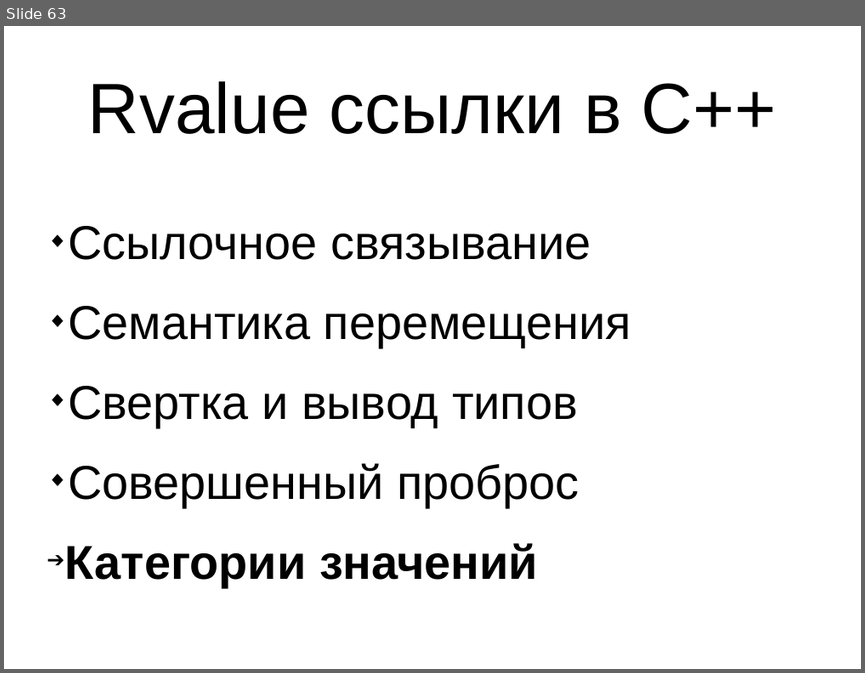
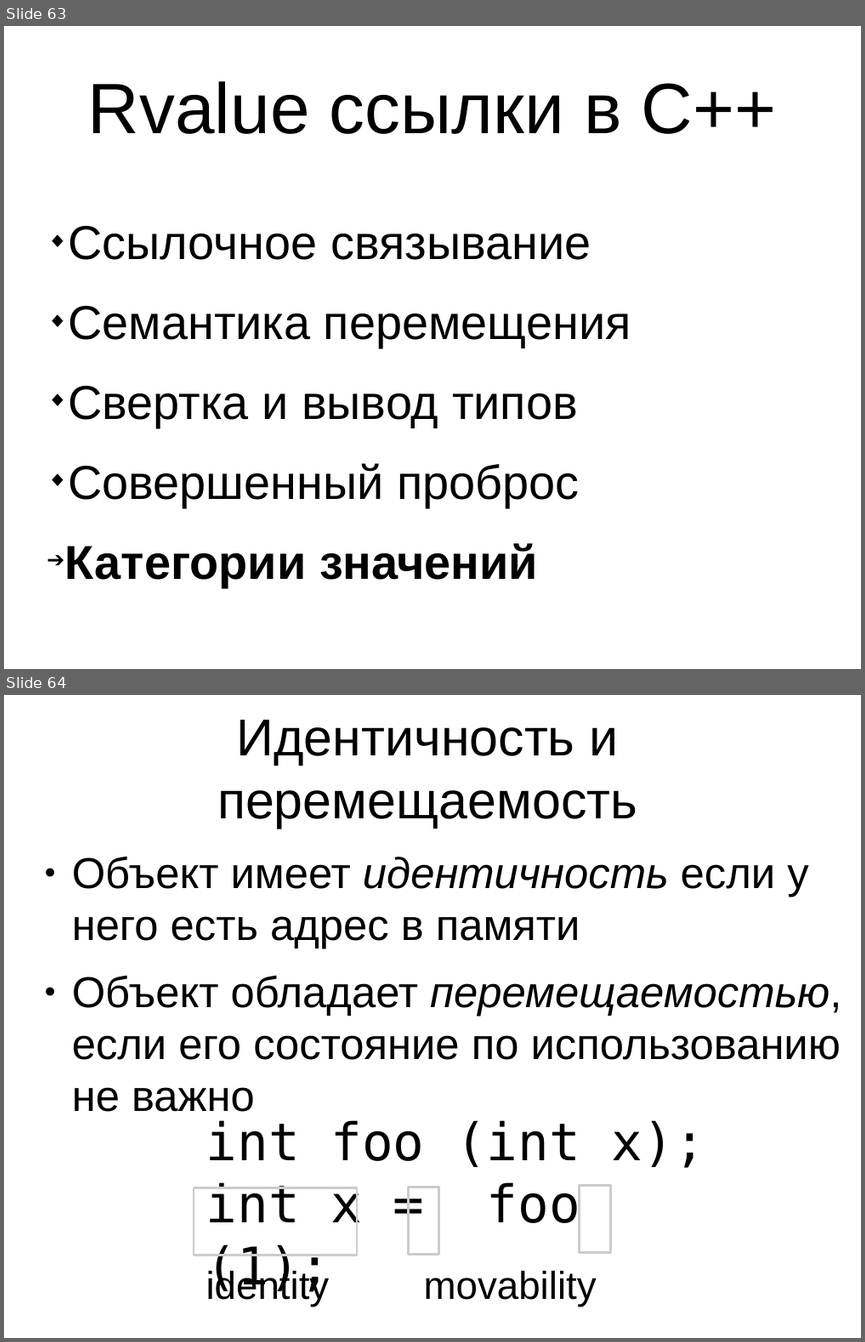
Before and after one commit to MIPT-ILab/cpp-lects-rus, a slide deck: slides/lec1-9-rvalues.odp. Shown one above the other, each under a label of ours: slide 63 before the commit, slides 63 and 64 after it. The pictures are 865x673 and 865x1342 pixels, drawn with LibreOffice and Linux fonts; fonts in the diff are those of the drawing. Boxes give left, top, right and bottom in pixels: in the first picture for what was removed or moved away, otherwise in the second. Text is boxed around its words. In the diff, an @@ line names an element or a change of style, - is before the commit and + after.

```diff
--- a/slides/lec1-9-rvalues.odp
+++ b/slides/lec1-9-rvalues.odp
@@ slide 64 added at (x1=4, y1=695, x2=861, y2=1338), background #FFFFFF @@
@@ title added at (x1=217, y1=720, x2=637, y2=828), 48 pt, text #000000 @@
+Идентичность и перемещаемость
@@ text added at (x1=72, y1=857, x2=841, y2=1111), 40 pt, text #000000 @@
+● Объект имеет идентичность если у него есть адрес в памяти
+● Объект обладает перемещаемостью, если его состояние по использованию не важно
@@ text added at (x1=206, y1=1120, x2=705, y2=1295), 48 pt, text #000000 @@
+int foo (int x);
+int x = foo (1);
@@ rectangle added at (x1=194, y1=1188, x2=357, y2=1255), outline #CCCCCC 2.3 pt @@
@@ rectangle added at (x1=409, y1=1186, x2=439, y2=1254), outline #CCCCCC 2.3 pt @@
@@ rectangle added at (x1=579, y1=1185, x2=610, y2=1253), outline #CCCCCC 2.3 pt @@
@@ text added at (x1=206, y1=1268, x2=330, y2=1306), 36 pt, text #000000 @@
+identity
@@ text added at (x1=424, y1=1270, x2=596, y2=1306), 36 pt, text #000000 @@
+movability
```
Also in this commit, not shown: 1 slide changed, 11 other slides added.
